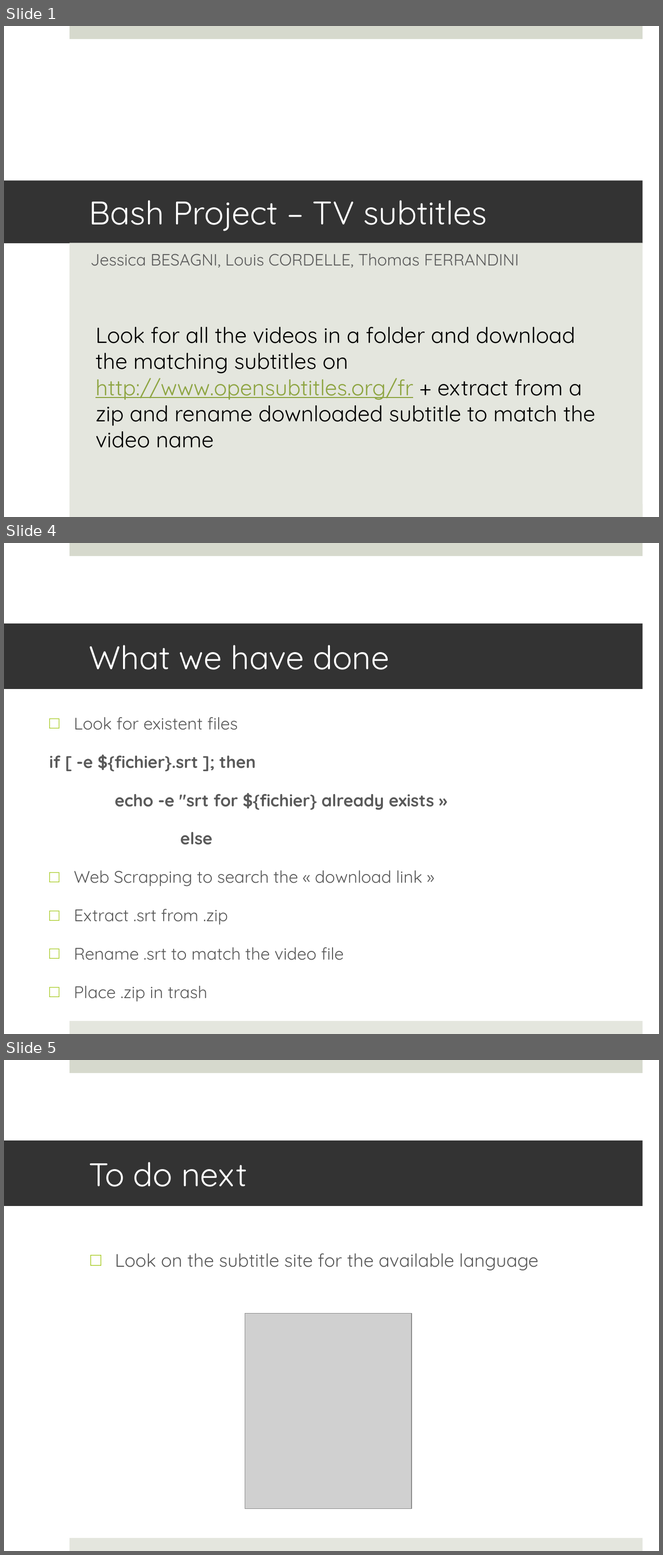
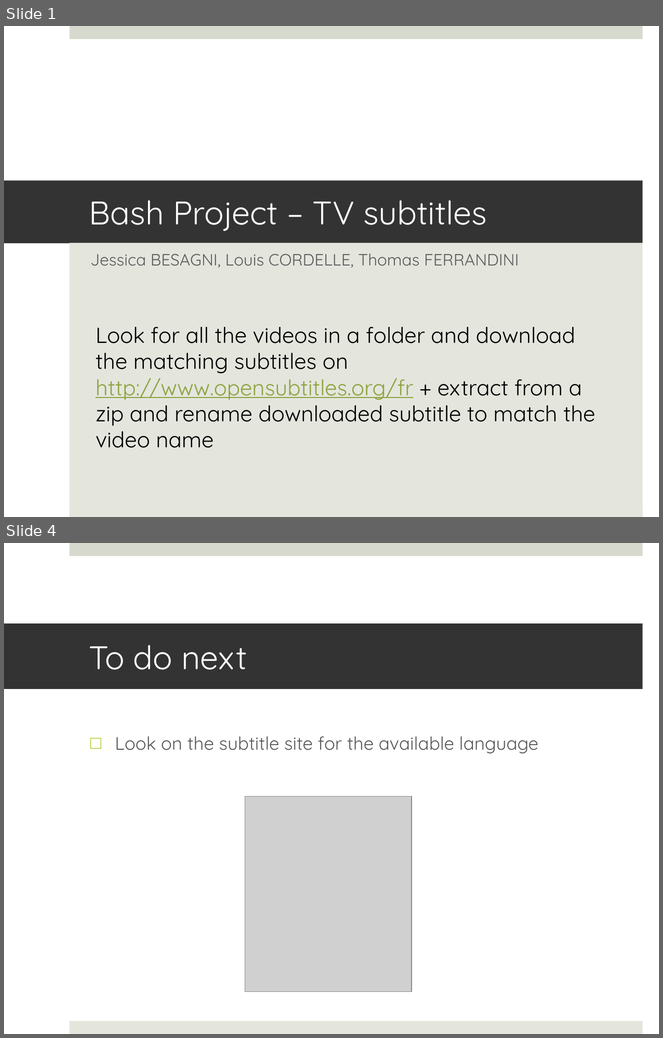
Before and after one commit to kiago/isepse2014, a slide deck: jessica.besagni/projects/Subtitles 2605.pptx. Shown one above the other, each under a label of ours: slides 1, 4 and 5 before the commit, slides 1 and 4 after it; the slides between them are not shown. The pictures are 663x1555 and 663x1038 pixels, drawn with LibreOffice and Linux fonts; fonts in the diff are those of the drawing; grey boxes stand for pictures. Boxes give left, top, right and bottom in pixels: in the first picture for what was removed or moved away, otherwise in the second. Text is boxed around its words. In the diff, an @@ line names an element or a change of style, - is before the commit and + after.

```diff
--- a/jessica.besagni/projects/Subtitles 2605.pptx
+++ b/jessica.besagni/projects/Subtitles 2605.pptx
@@ slide 4 removed at (4,543,659,1034), background #FFFFFF; not listed: 2 template elements that a slide beside it also shows @@
@@ title removed at (4,624,643,689) @@
-What we have done
@@ text removed at (49,717,434,1002) @@
-□ Look for existent files
-if [ -e ${fichier}.srt ]; then
-echo -e "srt for ${fichier} already exists »
-else
-□ Web Scrapping to search the « download link »
-□ Extract .srt from .zip
-□ Rename .srt to match the video file
-□ Place .zip in trash
@@ what was slide 5 is now slide 4 @@
```
Also in this commit, not shown: 1 slide changed, 1 slide added, 1 other slide removed.
